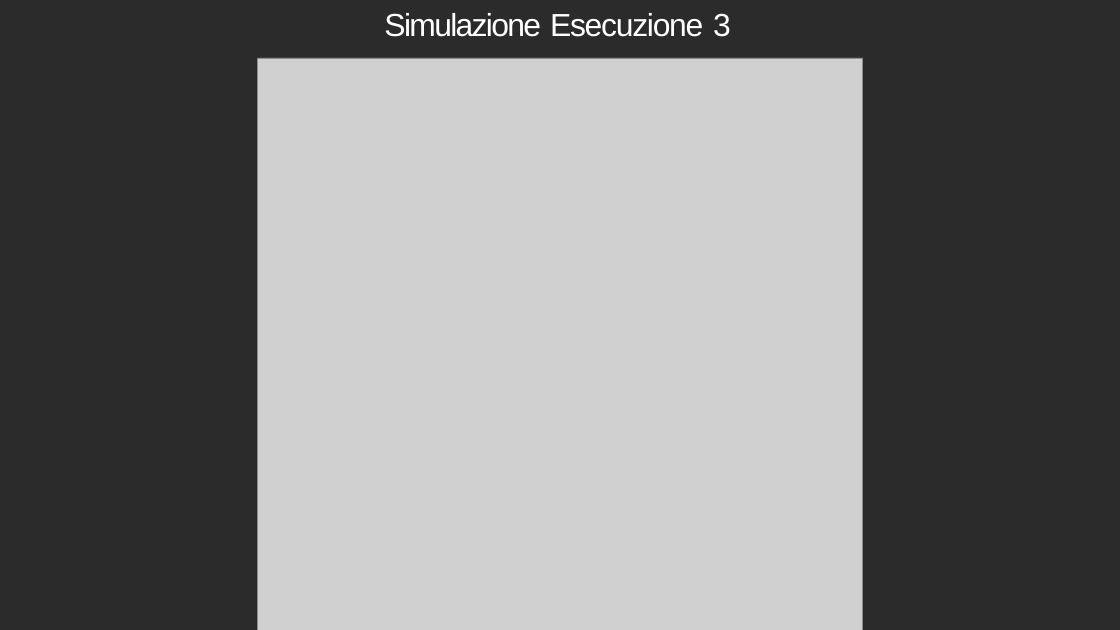
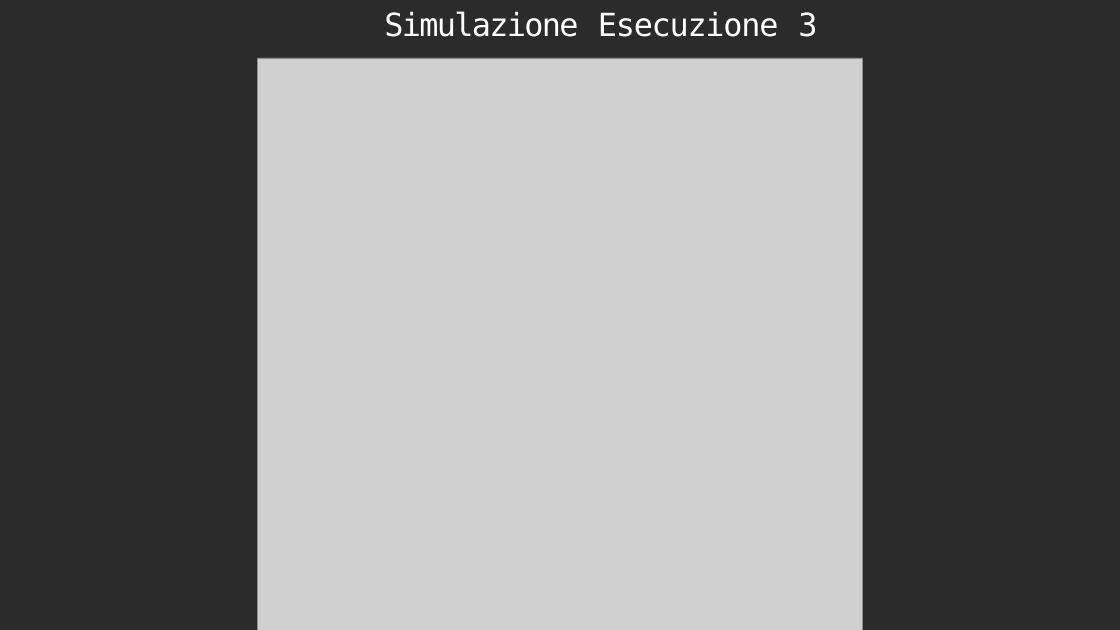
Before and after one commit to securityresearchlab/Cybersecurity-projects-2024, a slide deck: slide 7 of presentazione/PresentazioneSbom_Consegnata.pptx. Drawn at 1120x630 pixels with LibreOffice and Linux fonts; fonts in the diff are those of the drawing; grey boxes stand for pictures; background and template pictures are left out; a plain dark background stands for a picture behind light text. Boxes give left, top, right and bottom in pixels: in the first picture for what was removed or moved away, otherwise in the second. Text is boxed around its words. In the diff, an @@ line names an element or a change of style, - is before the commit and + after.

```diff
--- a/presentazione/PresentazioneSbom_Consegnata.pptx
+++ b/presentazione/PresentazioneSbom_Consegnata.pptx
@@ title "Simulazione Esecuzione 3" at <box>384,11,817,37</box>: font Arial to DejaVu Sans Mono @@
```
Also in this commit, not shown: 13 other slides changed, 1 slide added, 1 other file.
